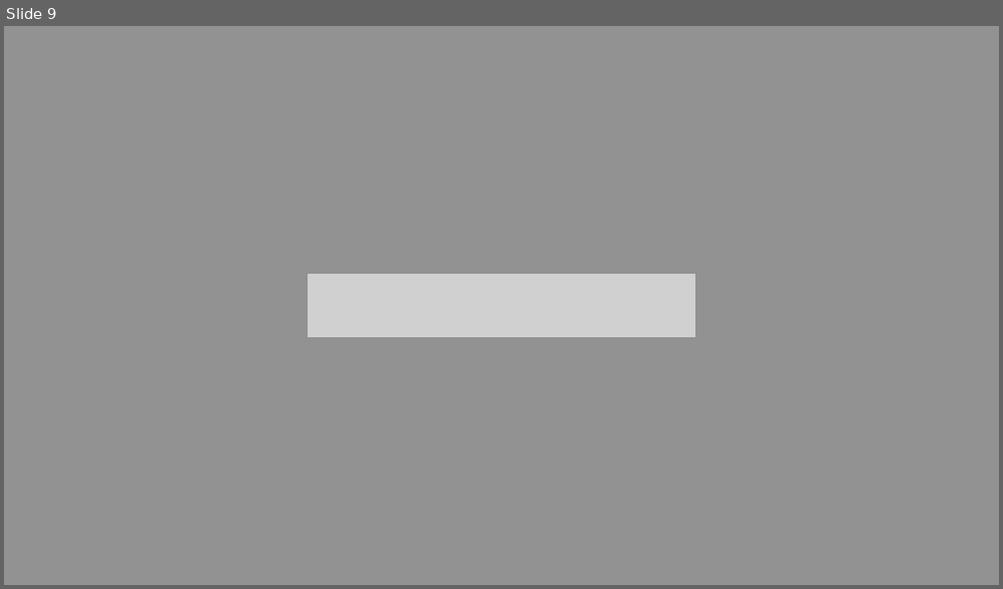
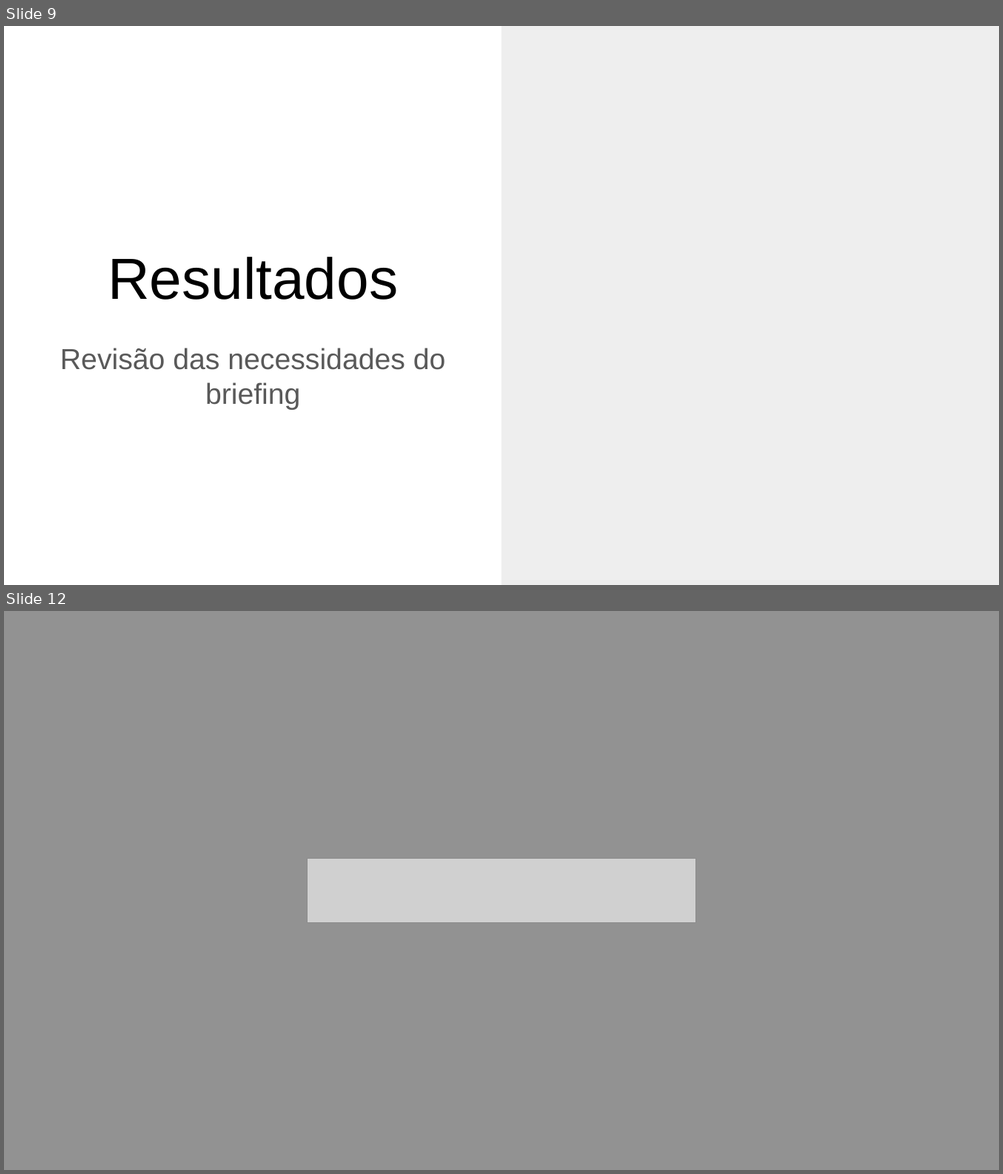
Before and after one commit to ma2ke3/encontroRemoto2_SA1_unidade9, a slide deck: Powerpoint Apresentação Encontro Remoto 2 SA 1 Unidade 9.pptx. Shown one above the other, each under a label of ours: slide 9 before the commit, slides 9 and 12 after it; the slides between them are not shown. The pictures are 1003x589 and 1003x1174 pixels, drawn with LibreOffice and Linux fonts; fonts in the diff are those of the drawing; grey boxes stand for pictures. Boxes give left, top, right and bottom in pixels: in the first picture for what was removed or moved away, otherwise in the second. Text is boxed around its words. In the diff, an @@ line names an element or a change of style, - is before the commit and + after.

```diff
--- a/Powerpoint Apresentação Encontro Remoto 2 SA 1 Unidade 9.pptx
+++ b/Powerpoint Apresentação Encontro Remoto 2 SA 1 Unidade 9.pptx
@@ slide 9 added at (4, 26, 999, 585), background #FFFFFF @@
@@ rectangle added at (501, 26, 999, 585), fill #EEEEEE @@
@@ title added at (108, 257, 398, 300), 42 pt, text #000000 @@
+Resultados
@@ subtitle added at (60, 348, 446, 410), 21 pt, text #595959 @@
+Revisão das necessidades do briefing
@@ what was slide 9 is now slide 12 @@
```
Also in this commit, not shown: 2 other slides added, 1 other file.
